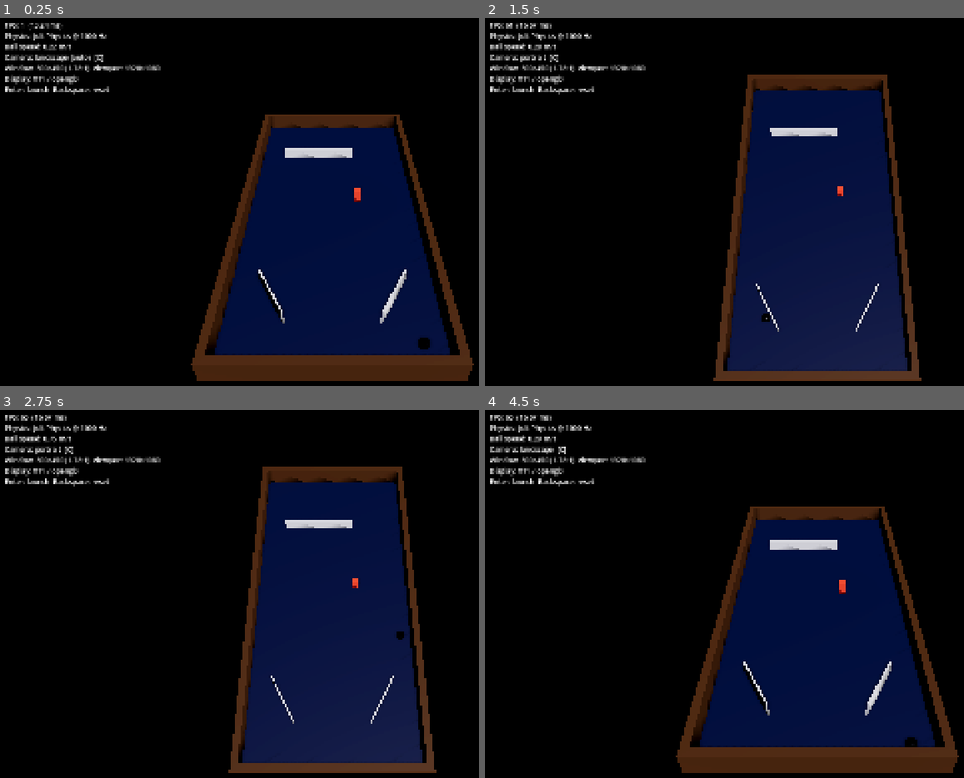
Above: before the commit, frames 1-4 (two rows, left to right).
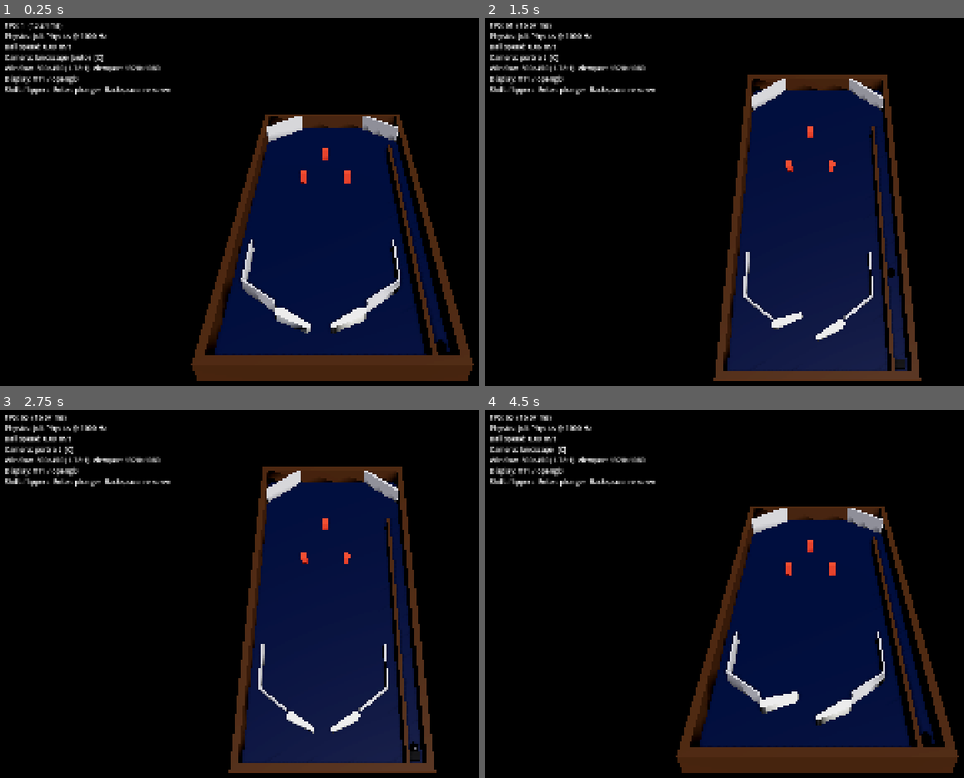
Above: after the commit, the same moments.

Repository: brnl-claude/pinball
Game: Godot game, scene res://main.tscn
The game is run twice, just before and just after one commit, with the same random seed, the same clock (stepped at 60 frames per second) and the same inputs.
Inputs (mouse positions are in pixels of both pictures, inside the frame that each line leads up to):
- Up to frame 1 (0.25 s): no input
- Up to frame 2 (1.5 s): tap Enter (plunger) at 0.5, 0.6 s; move the mouse to (963, 183) at 0.52 s; hold / (nudge_right) 0.53-1.28 s; click (963, 183) at 0.67 s; tap 1 (start_game) at 1.25 s; move the mouse to (686, 220) at 1.27 s; hold Shift (flipper_left) from 1.28 s (still down); tap C (camera_next) at 1.35 s
- Up to frame 3 (2.75 s): tap Enter (plunger) at 1.55, 2.1 s; move the mouse to (397, 513) at 2.02 s; release Shift (flipper_left) at 2.03 s; hold / (nudge_right) from 2.03 s (still down)
- Up to frame 4 (4.5 s): tap Backspace (reset_ball) at 2.75, 4.15 s; move the mouse to (781, 667) at 2.77 s; release / (nudge_right) at 2.78 s; hold Space (nudge_up) 2.78-3.53 s; tap 1 (start_game) at 2.85, 4.25 s; click (781, 667) at 2.92 s; tap Enter (plunger) at 3.05, 3.6 s; move the mouse to (outside the picture) at 3.52 s; hold Shift (flipper_left) from 3.53 s (still down); move the mouse to (619, 538) at 4.27 s; tap C (camera_next) at 4.35 s

The runs differ from the first frame. In frame 1, 4.3% of the frame differs, in the area x 1-94%, y 7-92%; in frame 2, 3.1%; in frame 3, 3.1%; in frame 4, 4.3%.

Commit message:
Phase 2: flippers, plunger, drain and a prototype table with table tests
Co-Authored-By: Claude Opus 5.5 <noreply@anthropic.com>
Claude-Session: https://claude.ai/code/session_017ht4tVgg5fmbzWLLk4UKiL

Diff:
--- a/main.tscn
+++ b/main.tscn
@@ -2,7 +2,7 @@
 
 [ext_resource type="Script" path="res://cameras/camera_rig.gd" id="1_cam"]
 [ext_resource type="Script" path="res://ui/debug_overlay.gd" id="2_dbg"]
-[ext_resource type="PackedScene" path="res://tables/sandbox/sandbox.tscn" id="3_table"]
+[ext_resource type="PackedScene" path="res://tables/proto_table/proto_table.tscn" id="3_table"]
 
 [sub_resource type="ProceduralSkyMaterial" id="SkyMat_1"]
 sky_top_color = Color(0.08, 0.09, 0.12, 1)
--- /dev/null
+++ b/table_parts/drain.gd
@@ -0,0 +1,38 @@
+@tool
+class_name Drain
+extends Area3D
+## Detects balls that leave play (below the flippers).
+
+signal ball_drained(ball: Ball)
+
+@export var size := Vector3(0.45, 0.05, 0.06):
+	set(value):
+		size = value
+		_rebuild()
+
+var _shape_node: CollisionShape3D
+
+
+func _ready() -> void:
+	collision_layer = 0
+	collision_mask = Ball.BALL_LAYER
+	monitorable = false
+	_rebuild()
+	if not Engine.is_editor_hint():
+		body_entered.connect(_on_body_entered)
+
+
+func _on_body_entered(body: Node3D) -> void:
+	if body is Ball:
+		ball_drained.emit(body)
+
+
+func _rebuild() -> void:
+	if not is_inside_tree():
+		return
+	if _shape_node == null:
+		_shape_node = CollisionShape3D.new()
+		add_child(_shape_node)
+	var box := BoxShape3D.new()
+	box.size = size
+	_shape_node.shape = box
--- /dev/null
+++ b/table_parts/flipper.gd
@@ -0,0 +1,198 @@
+@tool
+class_name Flipper
+extends AnimatableBody3D
+## A flipper bat driven by a simple coil/motor model.
+##
+## The node's origin is the pivot. The bat extends along +X (left flipper)
+## or −X (right flipper) and rotates around Y. Every physics tick the motor
+## accelerates the bat toward the end of its stroke while energized and back
+## to rest when released; Jolt then sees a kinematic body with the matching
+## angular velocity, so the ball gets the right surface speed (ω × r) wherever
+## it is hit.
+
+enum Side { LEFT, RIGHT }
+
+const SEGMENTS := 16
+
+@export var side := Side.LEFT:
+	set(value):
+		side = value
+		_rebuild()
+@export var input_action := &"flipper_left"
+
+@export_group("Geometry")
+@export var length := 0.076:
+	set(value):
+		length = value
+		_rebuild()
+@export var base_radius := 0.0125:
+	set(value):
+		base_radius = value
+		_rebuild()
+@export var tip_radius := 0.0065:
+	set(value):
+		tip_radius = value
+		_rebuild()
+@export var height := 0.022:
+	set(value):
+		height = value
+		_rebuild()
+
+@export_group("Motion")
+## Rest angle in degrees; negative points the bat down toward the drain.
+@export var rest_angle_degrees := -30.0:
+	set(value):
+		rest_angle_degrees = value
+		_apply_angle()
+@export var stroke_degrees := 50.0
+## Angular acceleration while energized (rad/s²).
+@export var up_acceleration := 1600.0
+@export var up_max_speed := 60.0
+## Angular acceleration of the return spring (rad/s²).
+@export var down_acceleration := 900.0
+@export var down_max_speed := 35.0
+## Fraction of angular speed kept (reversed) when hitting an end stop.
+@export_range(0.0, 1.0) var end_stop_bounce := 0.15
+
+@export_group("Rubber")
+@export_range(0.0, 1.0) var friction := 0.6:
+	set(value):
+		friction = value
+		_rebuild()
+@export_range(0.0, 1.0) var bounce := 0.55:
+	set(value):
+		bounce = value
+		_rebuild()
+
+## When false, `energized` is driven by code (tests, attract mode, tilt).
+var use_input := true
+var energized := false
+## Current angle from rest in radians (0 … stroke).
+var stroke_angle := 0.0
+## Angular speed in rad/s; positive moves toward the end of the stroke.
+var angular_speed := 0.0
+
+var _shape_node: CollisionShape3D
+var _mesh_node: MeshInstance3D
+
+
+func _ready() -> void:
+	_rebuild()
+	_apply_angle()
+
+
+func _physics_process(delta: float) -> void:
+	if Engine.is_editor_hint():
+		return
+	if use_input:
+		energized = Input.is_action_pressed(input_action)
+	step(delta)
+
+
+## Advances the motor model by one tick.
+func step(delta: float) -> void:
+	var max_angle := deg_to_rad(stroke_degrees)
+	if energized:
+		angular_speed = minf(angular_speed + up_acceleration * delta, up_max_speed)
+	else:
+		angular_speed = maxf(angular_speed - down_acceleration * delta, -down_max_speed)
+
+	stroke_angle += angular_speed * delta
+	if stroke_angle >= max_angle:
+		stroke_angle = max_angle
+		if angular_speed > 0.0:
+			angular_speed = -angular_speed * end_stop_bounce
+	elif stroke_angle <= 0.0:
+		stroke_angle = 0.0
+		if angular_speed < 0.0:
+			angular_speed = -angular_speed * end_stop_bounce
+	_apply_angle()
+
+
+func is_fully_up() -> bool:
+	return stroke_angle >= deg_to_rad(stroke_degrees) * 0.99
+
+
+## +1 for a left flipper, −1 for a right flipper.
+func direction_sign() -> float:
+	return 1.0 if side == Side.LEFT else -1.0
+
+
+func _apply_angle() -> void:
+	rotation.y = direction_sign() * (deg_to_rad(rest_angle_degrees) + stroke_angle)
+
+
+## The bat's outline in the XZ plane: the convex hull of the base and tip
+## circles.
+func outline() -> PackedVector2Array:
+	var points := PackedVector2Array()
+	var tip := Vector2(direction_sign() * length, 0.0)
+	for i in SEGMENTS:
+		var angle := TAU * i / SEGMENTS
+		var unit := Vector2(cos(angle), sin(angle))
+		points.append(unit * base_radius)
+		points.append(tip + unit * tip_radius)
+	var hull := Geometry2D.convex_hull(points)
+	hull.remove_at(hull.size() - 1)  # convex_hull repeats the first point
+	return hull
+
+
+func _rebuild() -> void:
+	if not is_inside_tree():
+		return
+	if _shape_node == null:
+		_shape_node = CollisionShape3D.new()
+		add_child(_shape_node)
+		_mesh_node = MeshInstance3D.new()
+		add_child(_mesh_node)
+
+	var hull := outline()
+	var bottom := 0.001
+	var top := height
+
+	var shape := ConvexPolygonShape3D.new()
+	var points := PackedVector3Array()
+	for p in hull:
+		points.append(Vector3(p.x, bottom, p.y))
+		points.append(Vector3(p.x, top, p.y))
+	shape.points = points
+	shape.margin = 0.001
+	_shape_node.shape = shape
+
+	var material := PhysicsMaterial.new()
+	material.friction = friction
+	material.bounce = bounce
+	physics_material_override = material
+
+	_mesh_node.mesh = _build_mesh(hull, bottom, top)
+
+
+func _build_mesh(hull: PackedVector2Array, bottom: float, top: float) -> ArrayMesh:
+	var st := SurfaceTool.new()
+	st.begin(Mesh.PRIMITIVE_TRIANGLES)
+	var n := hull.size()
+	for i in range(1, n - 1):
+		for y: float in [bottom, top]:
+			st.set_normal(Vector3.UP if y == top else Vector3.DOWN)
+			for p in [hull[0], hull[i], hull[i + 1]]:
+				st.add_vertex(Vector3(p.x, y, p.y))
+	var center := Vector2.ZERO
+	for p in hull:
+		center += p
+	center /= n
+	for i in n:
+		var a := hull[i]
+		var b := hull[(i + 1) % n]
+		var mid := (a + b) * 0.5
+		var normal_2d := (mid - center).normalized()
+		st.set_normal(Vector3(normal_2d.x, 0.0, normal_2d.y))
+		for v in [Vector3(a.x, bottom, a.y), Vector3(b.x, bottom, b.y), Vector3(b.x, top, b.y),
+				Vector3(a.x, bottom, a.y), Vector3(b.x, top, b.y), Vector3(a.x, top, a.y)]:
+			st.add_vertex(v)
+	var mesh := st.commit()
+	var surface := StandardMaterial3D.new()
+	surface.albedo_color = Color(0.95, 0.95, 0.92)
+	surface.roughness = 0.35
+	surface.cull_mode = BaseMaterial3D.CULL_DISABLED
+	mesh.surface_set_material(0, surface)
+	return mesh
--- /dev/null
+++ b/table_parts/plunger.gd
@@ -0,0 +1,86 @@
+@tool
+class_name Plunger
+extends AnimatableBody3D
+## Spring-loaded plunger in the shooter lane.
+##
+## While the action is held the rod retracts toward the player (+Z). On
+## release it springs forward with a speed proportional to how far it was
+## pulled (spring energy ∝ x², so speed ∝ x) and pushes the ball up the lane.
+## Analog input (a gamepad stick) can drive `pull_target` directly later.
+
+@export var input_action := &"plunger"
+@export var size := Vector3(0.03, 0.02, 0.02):
+	set(value):
+		size = value
+		_rebuild()
+## Maximum retraction in meters.
+@export var max_pull := 0.05
+## Retraction speed while held (m/s).
+@export var pull_speed := 0.12
+## Forward speed at full pull (m/s).
+@export var max_release_speed := 4.0
+
+## When false, `pulled` is driven by code (tests).
+var use_input := true
+var pulled := false
+## Current retraction in meters.
+var pull := 0.0
+var release_speed := 0.0
+
+var _rest_position := Vector3.ZERO
+var _shape_node: CollisionShape3D
+var _mesh_node: MeshInstance3D
+
+
+func _ready() -> void:
+	_rest_position = position
+	_rebuild()
+
+
+func _physics_process(delta: float) -> void:
+	if Engine.is_editor_hint():
+		return
+	if use_input:
+		pulled = Input.is_action_pressed(input_action)
+	step(delta)
+
+
+func step(delta: float) -> void:
+	if pulled:
+		release_speed = 0.0
+		pull = minf(pull + pull_speed * delta, max_pull)
+	elif pull > 0.0:
+		if release_speed == 0.0:
+			release_speed = max_release_speed * pull / max_pull
+		pull = maxf(pull - release_speed * delta, 0.0)
+		if pull == 0.0:
+			release_speed = 0.0
+	position = _rest_position + Vector3(0.0, 0.0, pull)
+
+
+## Where a ball of the given radius rests against the plunger tip.
+func ball_rest_position(ball_radius: float) -> Vector3:
+	var tip := global_position - global_transform.basis.z * (size.z * 0.5 + ball_radius + 0.001)
+	return Vector3(tip.x, ball_radius, tip.z)
+
+
+func _rebuild() -> void:
+	if not is_inside_tree():
+		return
+	if _shape_node == null:
+		_shape_node = CollisionShape3D.new()
+		add_child(_shape_node)
+		_mesh_node = MeshInstance3D.new()
+		add_child(_mesh_node)
+	var box := BoxShape3D.new()
+	box.size = size
+	box.margin = 0.001
+	_shape_node.shape = box
+	var mesh := BoxMesh.new()
+	mesh.size = size
+	var surface := StandardMaterial3D.new()
+	surface.albedo_color = Color(0.75, 0.75, 0.78)
+	surface.metallic = 1.0
+	surface.roughness = 0.25
+	mesh.material = surface
+	_mesh_node.mesh = mesh
--- /dev/null
+++ b/tables/proto_table/proto_table.tscn
@@ -0,0 +1,138 @@
+[gd_scene load_steps=9 format=3]
+
+[ext_resource type="Script" path="res://tables/proto_table/proto_table_controller.gd" id="1_ctrl"]
+[ext_resource type="Script" path="res://table_parts/wall.gd" id="2_wall"]
+[ext_resource type="Script" path="res://table_parts/ball.gd" id="3_ball"]
+[ext_resource type="Resource" path="res://physics/default_tuning.tres" id="4_tuning"]
+[ext_resource type="Script" path="res://table_parts/flipper.gd" id="5_flipper"]
+[ext_resource type="Script" path="res://table_parts/plunger.gd" id="6_plunger"]
+[ext_resource type="Script" path="res://table_parts/drain.gd" id="7_drain"]
+
+[node name="ProtoTable" type="Node3D"]
+script = ExtResource("1_ctrl")
+
+[node name="Playfield" type="StaticBody3D" parent="."]
+position = Vector3(0, -0.01, 0)
+script = ExtResource("2_wall")
+size = Vector3(0.51, 0.02, 1.07)
+color = Color(0.08, 0.12, 0.3, 1)
+bounce = 0.0
+
+[node name="WallLeft" type="StaticBody3D" parent="."]
+position = Vector3(-0.265, 0.03, 0)
+script = ExtResource("2_wall")
+size = Vector3(0.02, 0.06, 1.11)
+color = Color(0.35, 0.22, 0.12, 1)
+
+[node name="WallRight" type="StaticBody3D" parent="."]
+position = Vector3(0.265, 0.03, 0)
+script = ExtResource("2_wall")
+size = Vector3(0.02, 0.06, 1.11)
+color = Color(0.35, 0.22, 0.12, 1)
+
+[node name="WallTop" type="StaticBody3D" parent="."]
+position = Vector3(0, 0.03, -0.545)
+script = ExtResource("2_wall")
+size = Vector3(0.55, 0.06, 0.02)
+color = Color(0.35, 0.22, 0.12, 1)
+
+[node name="WallBottom" type="StaticBody3D" parent="."]
+position = Vector3(0, 0.03, 0.545)
+script = ExtResource("2_wall")
+size = Vector3(0.55, 0.06, 0.02)
+color = Color(0.35, 0.22, 0.12, 1)
+
+[node name="Glass" type="StaticBody3D" parent="."]
+position = Vector3(0, 0.0625, 0)
+script = ExtResource("2_wall")
+size = Vector3(0.55, 0.005, 1.11)
+show_mesh = false
+bounce = 0.2
+
+[node name="ShooterLaneWall" type="StaticBody3D" parent="."]
+position = Vector3(0.205, 0.03, 0.1175)
+script = ExtResource("2_wall")
+size = Vector3(0.01, 0.06, 0.835)
+color = Color(0.35, 0.22, 0.12, 1)
+
+[node name="TopRightArc" type="StaticBody3D" parent="."]
+position = Vector3(0.1925, 0.03, -0.4825)
+rotation = Vector3(0, -0.698, 0)
+script = ExtResource("2_wall")
+size = Vector3(0.165, 0.06, 0.01)
+color = Color(0.8, 0.8, 0.82, 1)
+
+[node name="TopLeftArc" type="StaticBody3D" parent="."]
+position = Vector3(-0.1925, 0.03, -0.4825)
+rotation = Vector3(0, 0.698, 0)
+script = ExtResource("2_wall")
+size = Vector3(0.165, 0.06, 0.01)
+color = Color(0.8, 0.8, 0.82, 1)
+
+[node name="LeftLaneDivider" type="StaticBody3D" parent="."]
+position = Vector3(-0.22, 0.02, 0.25)
+script = ExtResource("2_wall")
+size = Vector3(0.005, 0.04, 0.14)
+color = Color(0.8, 0.8, 0.82, 1)
+
+[node name="RightLaneDivider" type="StaticBody3D" parent="."]
+position = Vector3(0.165, 0.02, 0.25)
+script = ExtResource("2_wall")
+size = Vector3(0.005, 0.04, 0.14)
+color = Color(0.8, 0.8, 0.82, 1)
+
+[node name="LeftInlaneGuide" type="StaticBody3D" parent="."]
+position = Vector3(-0.1775, 0.02, 0.3525)
+rotation = Vector3(0, -0.653, 0)
+script = ExtResource("2_wall")
+size = Vector3(0.107, 0.04, 0.005)
+color = Color(0.8, 0.8, 0.82, 1)
+
+[node name="RightInlaneGuide" type="StaticBody3D" parent="."]
+position = Vector3(0.1225, 0.02, 0.3525)
+rotation = Vector3(0, 0.653, 0)
+script = ExtResource("2_wall")
+size = Vector3(0.107, 0.04, 0.005)
+color = Color(0.8, 0.8, 0.82, 1)
+
+[node name="PostLeft" type="StaticBody3D" parent="."]
+position = Vector3(-0.1, 0.02, -0.15)
+script = ExtResource("2_wall")
+size = Vector3(0.02, 0.04, 0.02)
+color = Color(0.9, 0.3, 0.2, 1)
+
+[node name="PostRight" type="StaticBody3D" parent="."]
+position = Vector3(0.05, 0.02, -0.15)
+script = ExtResource("2_wall")
+size = Vector3(0.02, 0.04, 0.02)
+color = Color(0.9, 0.3, 0.2, 1)
+
+[node name="PostTop" type="StaticBody3D" parent="."]
+position = Vector3(-0.0275, 0.02, -0.3)
+script = ExtResource("2_wall")
+size = Vector3(0.02, 0.04, 0.02)
+color = Color(0.9, 0.3, 0.2, 1)
+
+[node name="LeftFlipper" type="AnimatableBody3D" parent="."]
+position = Vector3(-0.1225, 0, 0.4)
+script = ExtResource("5_flipper")
+input_action = &"flipper_left"
+
+[node name="RightFlipper" type="AnimatableBody3D" parent="."]
+position = Vector3(0.0675, 0, 0.4)
+script = ExtResource("5_flipper")
+side = 1
+input_action = &"flipper_right"
+
+[node name="Plunger" type="AnimatableBody3D" parent="."]
+position = Vector3(0.2325, 0.01, 0.51)
+script = ExtResource("6_plunger")
+
+[node name="Drain" type="Area3D" parent="."]
+position = Vector3(-0.0275, 0.025, 0.5)
+script = ExtResource("7_drain")
+size = Vector3(0.455, 0.05, 0.06)
+
+[node name="Ball" type="RigidBody3D" parent="."]
+script = ExtResource("3_ball")
+tuning = ExtResource("4_tuning")
--- /dev/null
+++ b/tables/proto_table/proto_table_controller.gd
@@ -0,0 +1,37 @@
+extends Node3D
+## Prototype table: serves the ball into the shooter lane, and serves a new
+## one after the ball drains. Backspace re-serves the ball by hand.
+
+signal ball_drained
+
+@export var respawn_delay := 1.0
+
+@onready var ball: Ball = $Ball
+@onready var plunger: Plunger = $Plunger
+@onready var drain: Drain = $Drain
+@onready var left_flipper: Flipper = $LeftFlipper
+@onready var right_flipper: Flipper = $RightFlipper
+
+var drained_count := 0
+
+
+func _ready() -> void:
+	drain.ball_drained.connect(_on_ball_drained)
+	serve_ball()
+
+
+func _physics_process(_delta: float) -> void:
+	if Input.is_action_just_pressed("reset_ball"):
+		serve_ball()
+
+
+func serve_ball() -> void:
+	var radius := ball.tuning.scaled_ball_radius() if ball.tuning else 0.0135
+	ball.reset_to(Transform3D(Basis.IDENTITY, plunger.ball_rest_position(radius)))
+
+
+func _on_ball_drained(_drained: Ball) -> void:
+	drained_count += 1
+	ball_drained.emit()
+	if respawn_delay >= 0.0:
+		get_tree().create_timer(respawn_delay, true, true).timeout.connect(serve_ball)
--- /dev/null
+++ b/tests/table_test.gd
@@ -0,0 +1,165 @@
+extends SceneTree
+## Phase 2 test suite for flippers, plunger and drain on the prototype table.
+## Run with a fixed timestep (one frame = one physics tick):
+##
+##   godot --headless --fixed-fps 1000 --script res://tests/table_test.gd
+
+const TABLE_SCENE := "res://tables/proto_table/proto_table.tscn"
+
+var _failures: PackedStringArray = []
+var _table: Node3D
+var _ball: Ball
+var _left: Flipper
+var _right: Flipper
+var _plunger: Plunger
+
+
+func _initialize() -> void:
+	_run.call_deferred()
+
+
+func _run() -> void:
+	await _test_flipper_stroke()
+	await _test_plunger(1.0, true)
+	await _test_plunger(0.1, false)
+	await _test_flipper_shot()
+	await _test_cradle()
+	await _test_outlane_drains()
+
+	print("")
+	if _failures.is_empty():
+		print("TABLE TEST OK")
+		quit(0)
+	else:
+		for failure in _failures:
+			printerr("TABLE TEST FAIL: ", failure)
+		quit(1)
+
+
+## Loads a fresh table with input disabled, so the tests drive the parts.
+func _load_table() -> void:
+	if _table:
+		_table.queue_free()
+		await process_frame
+	_table = (load(TABLE_SCENE) as PackedScene).instantiate()
+	_table.set("respawn_delay", -1.0)
+	root.add_child(_table)
+	_ball = _table.get_node("Ball")
+	_left = _table.get_node("LeftFlipper")
+	_right = _table.get_node("RightFlipper")
+	_plunger = _table.get_node("Plunger")
+	for flipper in [_left, _right]:
+		flipper.use_input = false
+		flipper.energized = false
+	_plunger.use_input = false
+	await _ticks(50)
+
+
+func _ticks(count: int) -> void:
+	for i in count:
+		await physics_frame
+
+
+func _place_ball(pos: Vector3) -> void:
+	_ball.reset_to(Transform3D(Basis.IDENTITY, pos))
+
+
+## A point next to a flipper, `fraction` along its length, on the upper
+## (playfield) side, in table coordinates.
+func _beside_flipper(flipper: Flipper, fraction: float, gap := 0.002) -> Vector3:
+	var radius := _ball.tuning.scaled_ball_radius()
+	var along := lerpf(flipper.base_radius, flipper.tip_radius, fraction)
+	var local := Vector3(flipper.direction_sign() * flipper.length * fraction, 0.0,
+			-(along + radius + gap))
+	var world := flipper.to_global(local)
+	return Vector3(world.x, radius, world.z)
+
+
+func _test_flipper_stroke() -> void:
+	await _load_table()
+	_left.energized = true
+	var ticks := 0
+	while not _left.is_fully_up() and ticks < 500:
+		await physics_frame
+		ticks += 1
+	var up_ms := ticks * 1000.0 / Engine.physics_ticks_per_second
+	_left.energized = false
+	ticks = 0
+	while _left.stroke_angle > 0.0 and ticks < 1000:
+		await physics_frame
+		ticks += 1
+	var down_ms := ticks * 1000.0 / Engine.physics_ticks_per_second
+	print("Flipper stroke: up %.0f ms, down %.0f ms" % [up_ms, down_ms])
+	if up_ms < 20.0 or up_ms > 60.0:
+		_failures.append("flipper up-stroke takes %.0f ms (expected 20–60 ms)" % up_ms)
+
+
+func _test_plunger(strength: float, should_exit_lane: bool) -> void:
+	await _load_table()
+	_table.call("serve_ball")
+	await _ticks(100)
+	_plunger.pulled = true
+	var pull_ticks := int(ceil(_plunger.max_pull * strength / _plunger.pull_speed
+			* Engine.physics_ticks_per_second))
+	await _ticks(pull_ticks)
+	_plunger.pulled = false
+	var min_z := INF
+	var left_lane := false
+	for i in 2500:
+		await physics_frame
+		min_z = minf(min_z, _ball.position.z)
+		if _ball.position.x < 0.2:
+			left_lane = true
+	print("Plunger %3.0f%%: ball reached z = %.3f m, left the shooter lane: %s" % [
+			strength * 100.0, min_z, left_lane])
+	if left_lane != should_exit_lane:
+		_failures.append("plunger at %.0f%%: expected the ball %s the shooter lane" % [
+				strength * 100.0, "to leave" if should_exit_lane else "to stay in"])
+
+
+func _test_flipper_shot() -> void:
+	await _load_table()
+	_place_ball(_beside_flipper(_left, 0.45))
+	await _ticks(60)
+	_left.energized = true
+	var best_speed := 0.0
+	var best_velocity := Vector3.ZERO
+	for i in 150:
+		await physics_frame
+		var speed := _ball.linear_velocity.length()
+		if speed > best_speed:
+			best_speed = speed
+			best_velocity = _ball.linear_velocity
+	_left.energized = false
+	print("Flipper shot: peak ball speed %.2f m/s, velocity %s" % [best_speed, best_velocity])
+	if best_speed < 2.5 or best_velocity.z > -1.0:
+		_failures.append("flipper shot too weak or wrong direction (%.2f m/s, %s)" % [
+				best_speed, best_velocity])
+
+
+func _test_cradle() -> void:
+	await _load_table()
+	_left.energized = true
+	await _ticks(100)
+	_place_ball(_beside_flipper(_left, 0.85, 0.004))
+	await _ticks(3000)
+	var speed := _ball.linear_velocity.length()
+	var distance := Vector2(_ball.position.x - _left.position.x,
+			_ball.position.z - _left.position.z).length()
+	var drained: int = _table.get("drained_count")
+	print("Cradle: speed after 3 s %.3f m/s, %.3f m from the pivot, drained: %d" % [
+			speed, distance, drained])
+	if drained > 0 or speed > 0.05 or distance > 0.06:
+		_failures.append("ball does not settle in a cradle on the raised flipper")
+	_left.energized = false
+
+
+func _test_outlane_drains() -> void:
+	await _load_table()
+	var radius := _ball.tuning.scaled_ball_radius()
+	_place_ball(Vector3(-0.239, radius, 0.22))
+	await _ticks(3000)
+	var drained: int = _table.get("drained_count")
+	print("Outlane: drained %d time(s)" % drained)
+	if drained != 1:
+		_failures.append("ball in the left outlane did not drain")
--- a/ui/debug_overlay.gd
+++ b/ui/debug_overlay.gd
@@ -51,5 +51,5 @@
 		DisplayServer.get_name(),
 		RenderingServer.get_current_rendering_driver_name(),
 	])
-	lines.append("Enter: launch  Backspace: reset")
+	lines.append("Shift: flippers  Enter: plunger  Backspace: re-serve")
 	return "\n".join(lines)
Not shown, removed: tables/proto_table/.gitkeep
